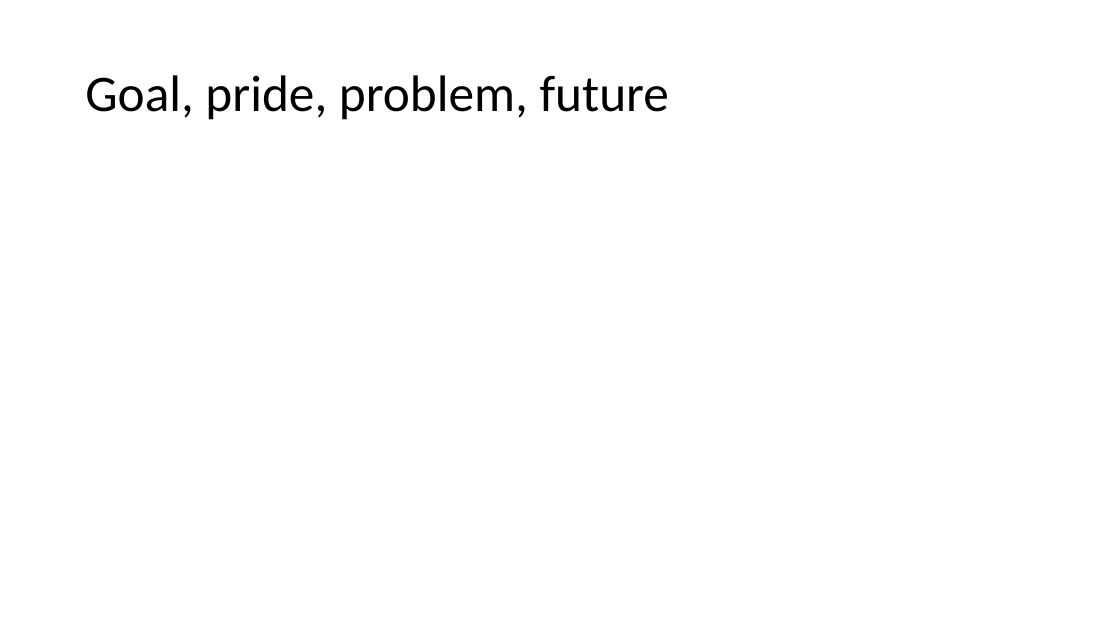
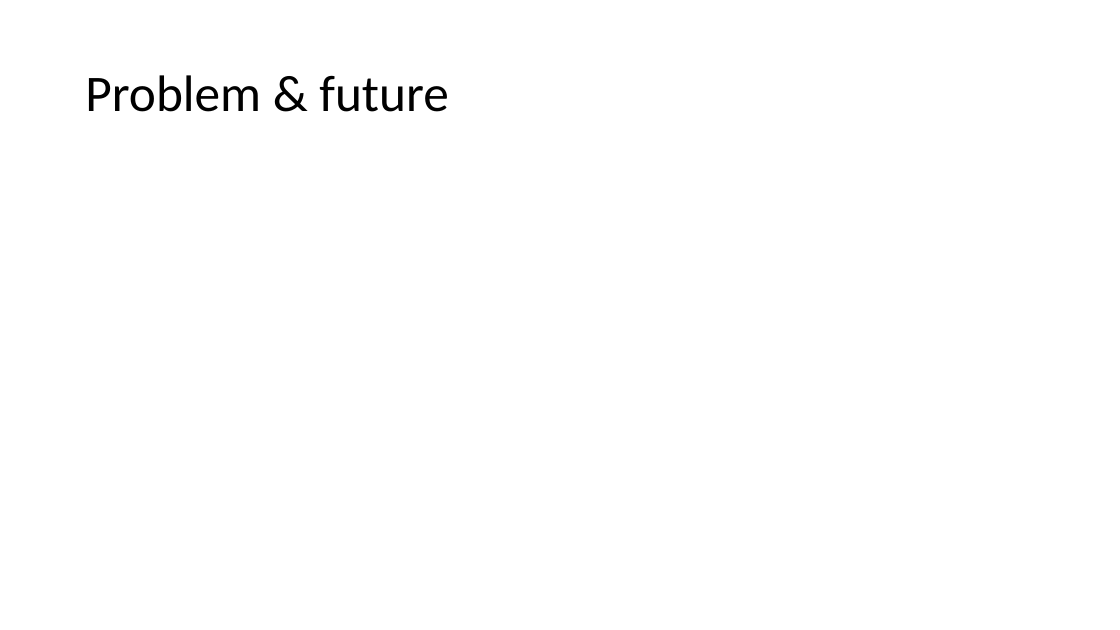
Before and after one commit to EmperorOfRoma/Zorrilla--Jaime-Cesar---Gun-Run, a slide deck: slide 4 of Gun Run Presentation.pptx (slide 2 before the commit). Drawn at 1120x630 pixels with LibreOffice and Linux fonts; fonts in the diff are those of the drawing. Boxes give left, top, right and bottom in pixels: in the first picture for what was removed or moved away, otherwise in the second. Text is boxed around its words. In the diff, an @@ line names an element or a change of style, - is before the commit and + after.

```diff
--- a/Gun Run Presentation.pptx
+++ b/Gun Run Presentation.pptx
@@ title at (x1=85, y1=75, x2=448, y2=112): text changed @@
-Goal, pride, problem, future
+Problem & future
```
Also in this commit, not shown: 1 other slide changed, 1 slide added, 1 slide removed, 2 other files.
